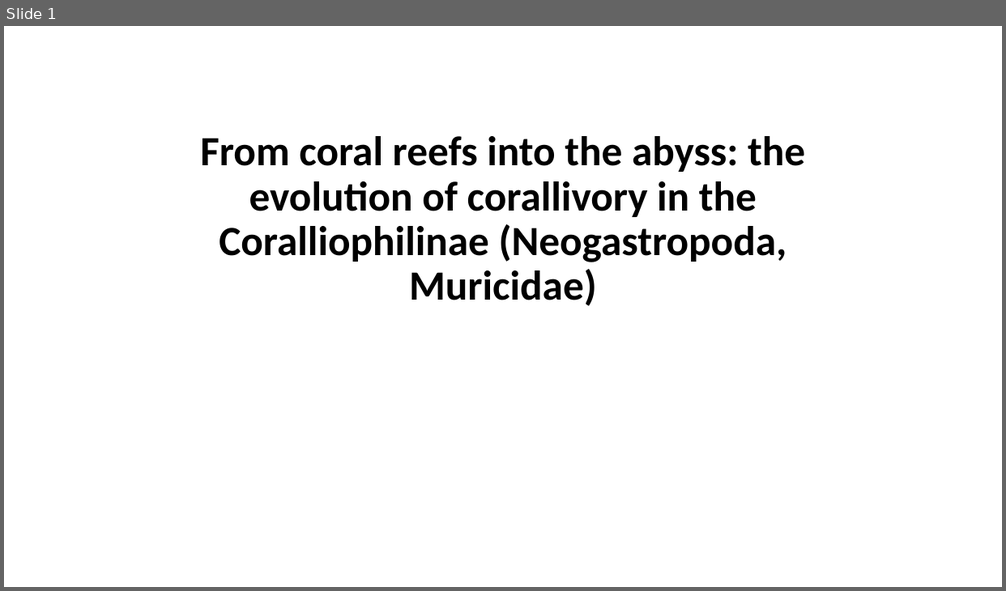
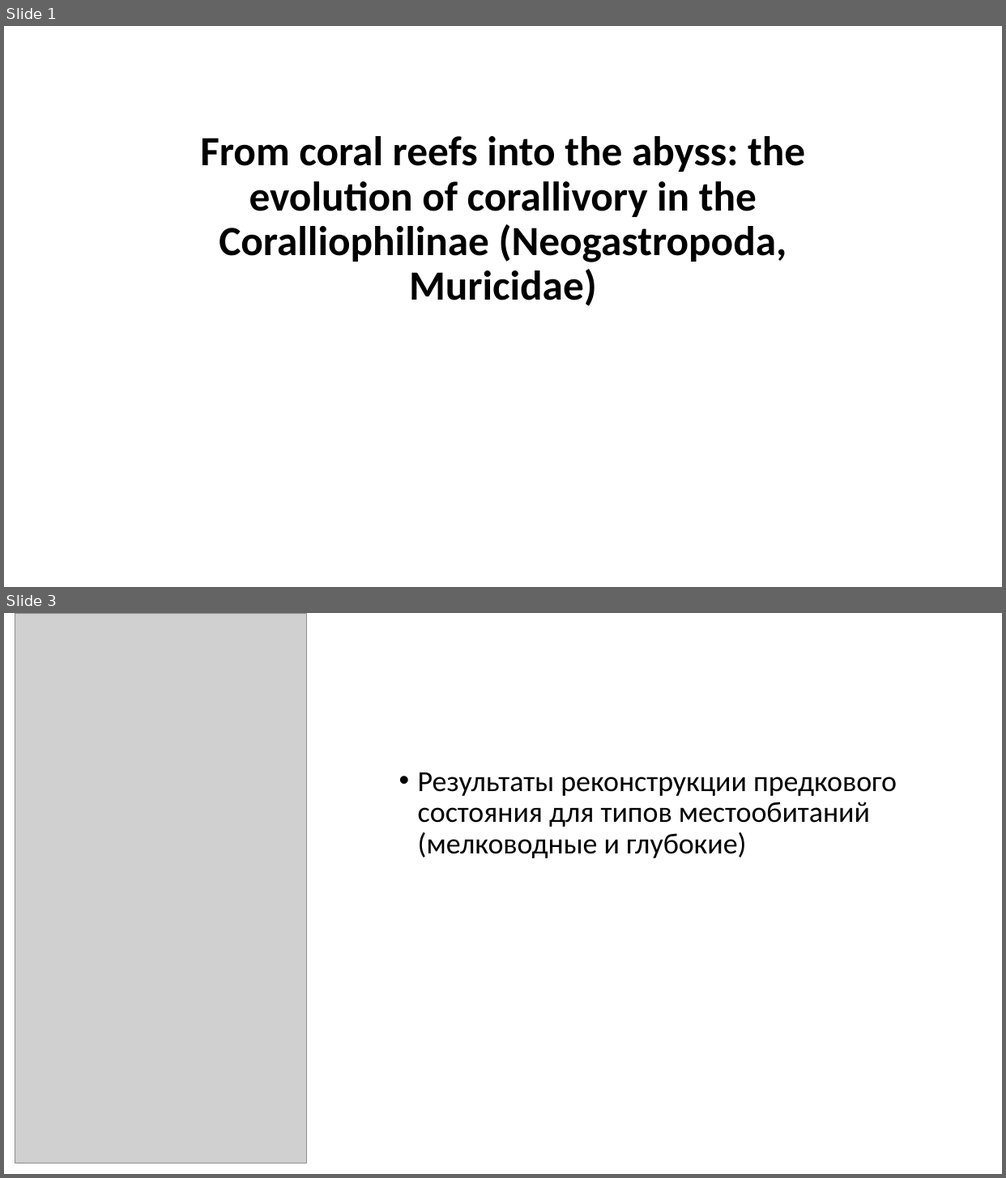
Before and after one commit to kagayaku29/phylogenetics_2024, a slide deck: Presentation.pptx. Shown one above the other, each under a label of ours: slide 1 before the commit, slides 1 and 3 after it; the slides between them are not shown. The pictures are 1006x591 and 1006x1178 pixels, drawn with LibreOffice and Linux fonts; fonts in the diff are those of the drawing; grey boxes stand for pictures. Boxes give left, top, right and bottom in pixels: in the first picture for what was removed or moved away, otherwise in the second. Text is boxed around its words. In the diff, an @@ line names an element or a change of style, - is before the commit and + after.

```diff
--- a/Presentation.pptx
+++ b/Presentation.pptx
@@ slide 3 added at [4, 613, 1002, 1174], background #FFFFFF @@
@@ picture added at [15, 613, 306, 1163] @@
@@ text added at [418, 773, 897, 858], 28 pt, text #000000 @@
+• Результаты реконструкции предкового состояния для типов местообитаний (мелководные и глубокие)
```
Also in this commit, not shown: 4 other slides added, 3 slides removed.
